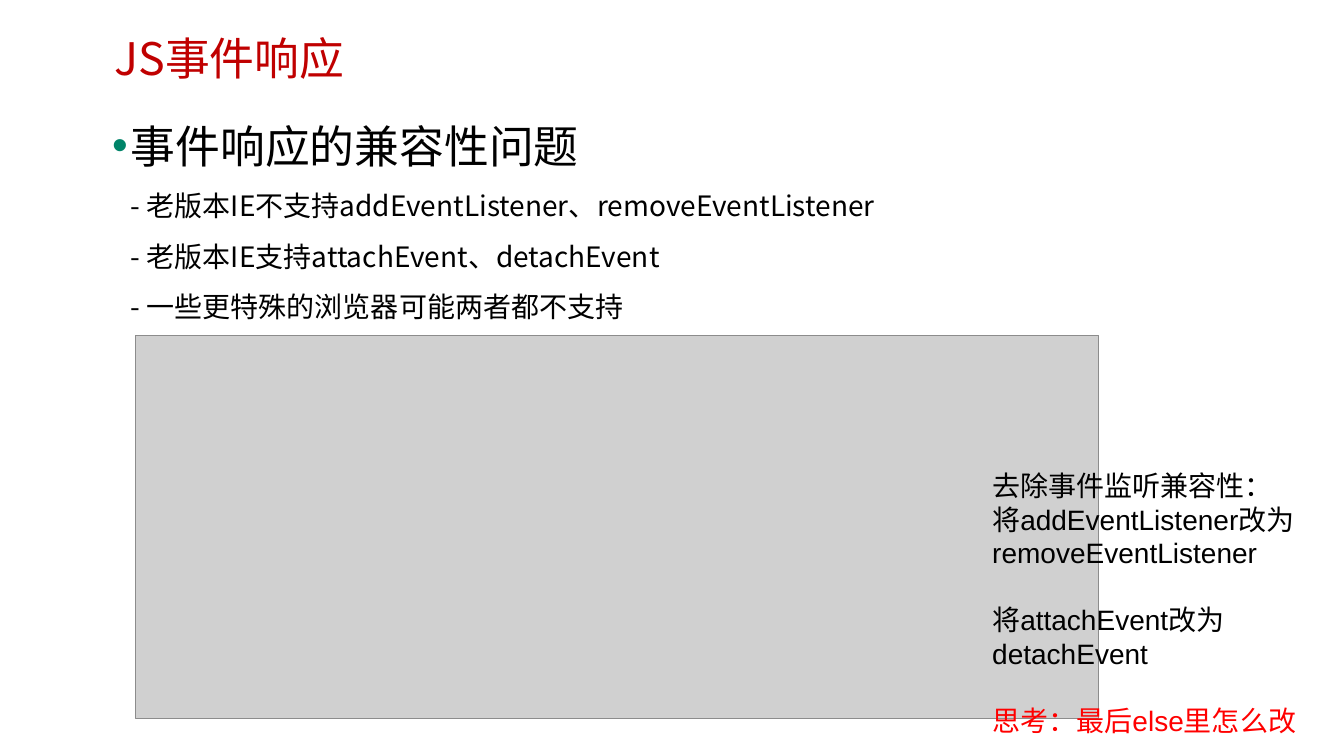
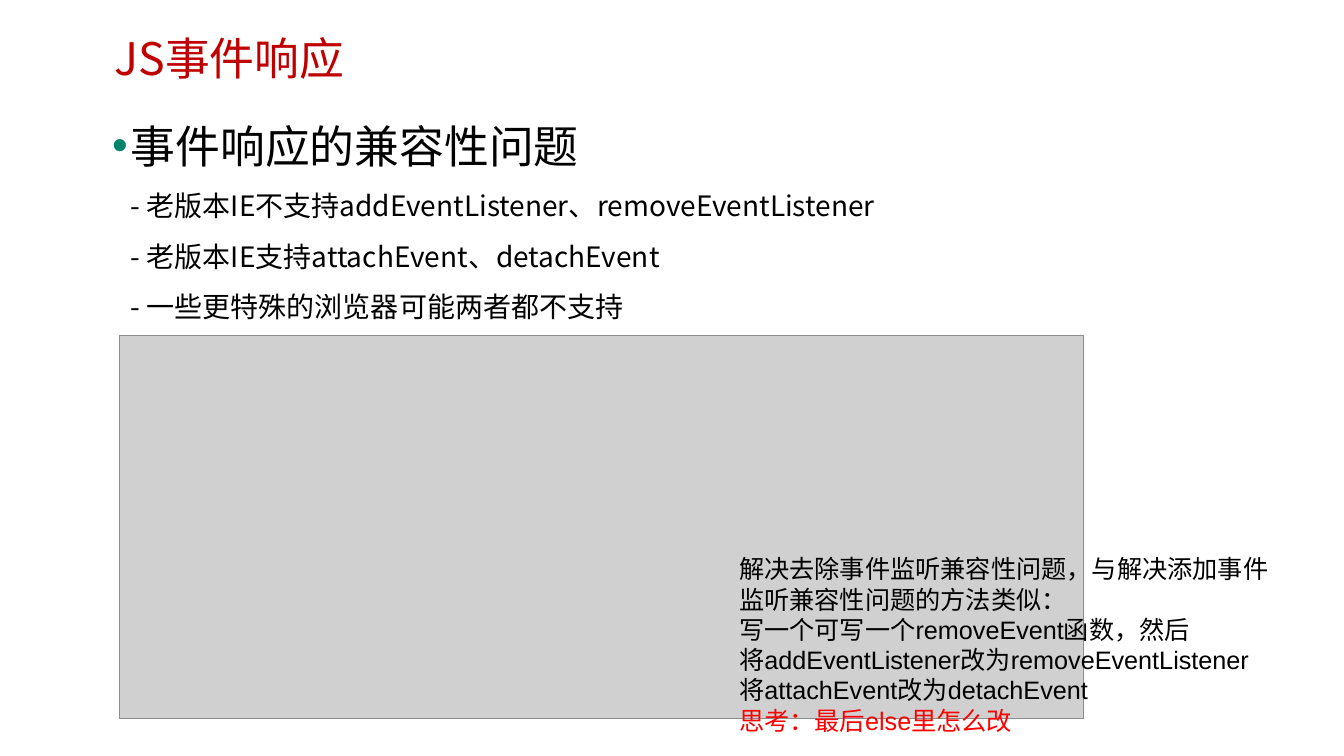
Before and after one commit to edu2act/course-javascript-advanced, a slide deck: slide 9 of 课程PPT/25.事件及事件流.pptx. Drawn at 1344x756 pixels with LibreOffice and Linux fonts; fonts in the diff are those of the drawing; grey boxes stand for pictures; background and template pictures are left out. Boxes give left, top, right and bottom in pixels: in the first picture for what was removed or moved away, otherwise in the second. Text is boxed around its words. In the diff, an @@ line names an element or a change of style, - is before the commit and + after.

Commit message:
modify

```diff
--- a/课程PPT/25.事件及事件流.pptx
+++ b/课程PPT/25.事件及事件流.pptx
@@ picture: place and size @@
-picture at (136,335,1100,718)
+picture at (120,335,1084,718)
@@ text at (739,553,1268,736): text changed; size 20 to 18 pt @@
-去除事件监听兼容性：
-将addEventListener改为removeEventListener
-将attachEvent改为detachEvent
-思考：最后else里怎么改
+解决去除事件监听兼容性问题，与解决添加事件监听兼容性问题的方法类似：
+写一个可写一个removeEvent函数，然后
+将addEventListener改为removeEventListener
+将attachEvent改为detachEvent
+思考：最后else里怎么改
```
